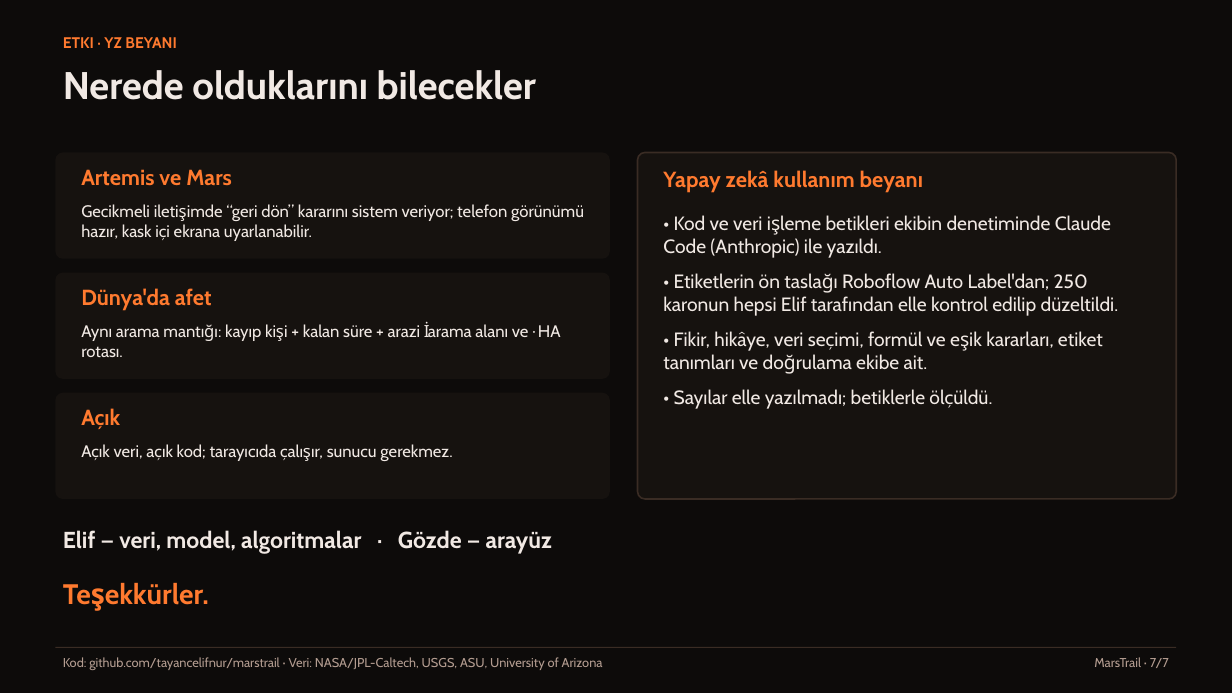
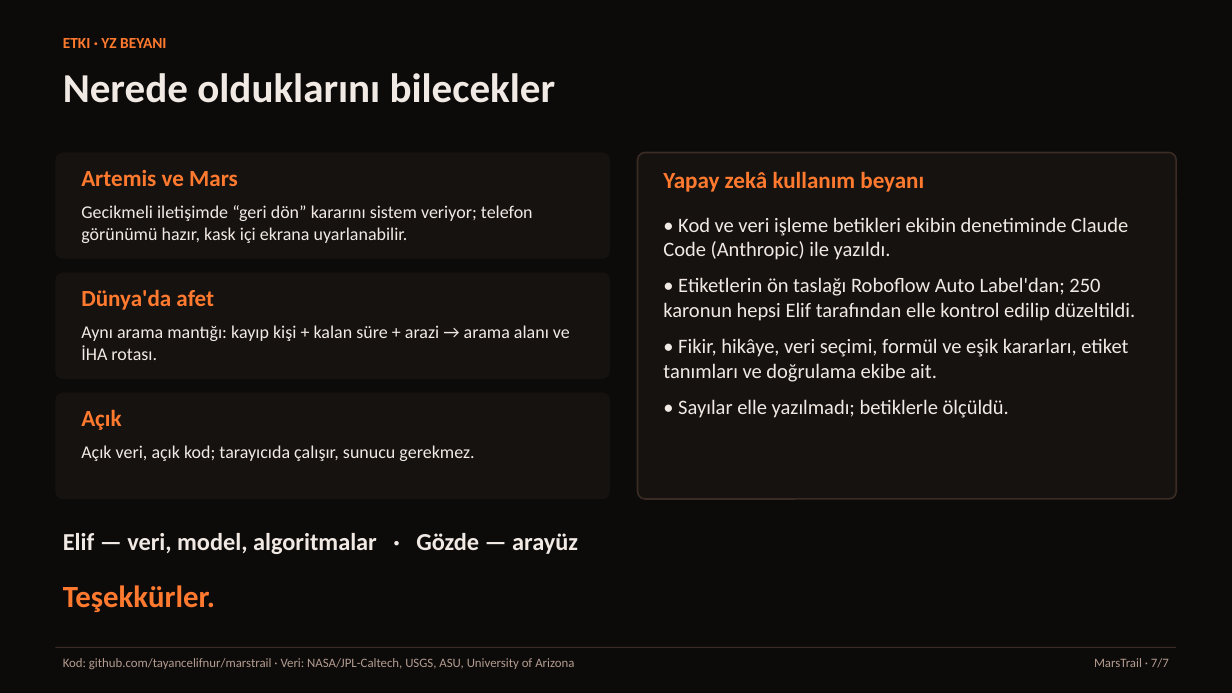
Before and after one commit to tayancelifnur/marstrail, a slide deck: slide 7 of docs/sunum/MarsTrail.pptx. Drawn at 1232x693 pixels with LibreOffice and Linux fonts; fonts in the diff are those of the drawing. Boxes give left, top, right and bottom in pixels: in the first picture for what was removed or moved away, otherwise in the second. Text is boxed around its words. In the diff, an @@ line names an element or a change of style, - is before the commit and + after.

```diff
--- a/docs/sunum/MarsTrail.pptx
+++ b/docs/sunum/MarsTrail.pptx
@@ text "Nerede olduklarını bilecekler" at [63,73,556,103]: size 30 to 32 pt, font Cabin to Calibri @@
@@ size 17 to 18 pt, font Cabin to Calibri in 4 elements at [81,170,238,186], [81,289,214,310], [81,409,121,430], [663,171,924,192] @@
@@ text "• Kod ve veri işleme ..." at [663,217,1136,418]: size 15 to 16 pt, font Cabin to Calibri @@
@@ size 13 to 14 pt, font Cabin to Calibri in 3 elements at [81,205,533,243], [81,325,570,360], [81,445,474,461] @@
@@ text "Elif — veri, model, algoritmalar ..." at [63,533,578,554]: size 18 to 19 pt, font Cabin to Calibri @@
@@ text "Teşekkürler." at [63,585,215,612]: size 22 to 24 pt, font Cabin to Calibri @@
@@ font Cabin to Calibri in 3 elements at [63,38,166,48], [63,658,574,669], [1094,658,1169,668] @@
```
Also in this commit, not shown: 6 other slides changed, 19 other files.
